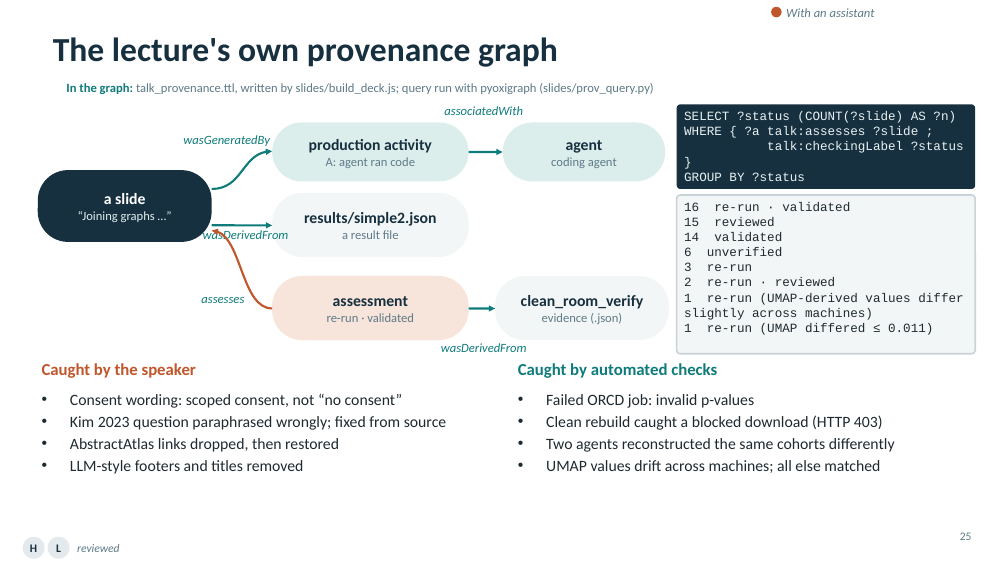
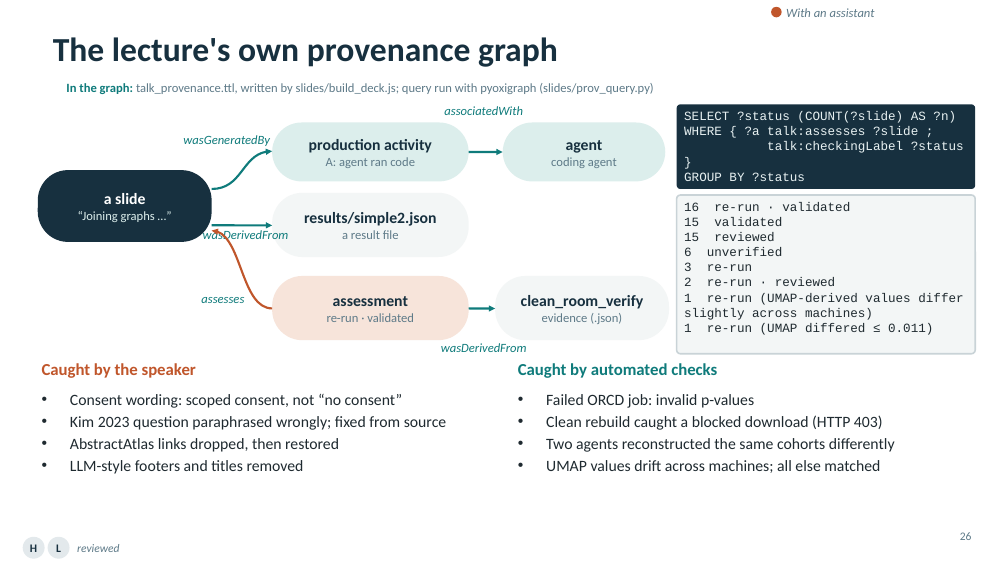
Before and after one commit to ReproNim/llm-workshop-kg, a slide deck: slide 26 of slides/Knowledge_Graphs_Skills_Neuroimaging_v4.pptx (slide 25 before the commit). Drawn at 1008x567 pixels with LibreOffice and Linux fonts; fonts in the diff are those of the drawing; background and template pictures are left out. Boxes give left, top, right and bottom in pixels: in the first picture for what was removed or moved away, otherwise in the second. Text is boxed around its words. In the diff, an @@ line names an element or a change of style, - is before the commit and + after.

Commit message:
[DATALAD RUNCMD] Build the deck (pptx) and its slide provenance (talk_provenance.ttl), two passes
=== Do not change lines below ===
{
 "chain": [],
 "cmd": "cd slides && node build_deck.js && uv run prov_query.py && node build_deck.js",
 "dsid": "ac6d69f8-1e00-4161-9f88-c8cc5a4964ec",
 "exit": 0,
 "extra_inputs": [],
 "inputs": [
  "slides/build_deck.js",
  "slides/values.js",
  "slides/values_map.json",
  "slides/apply_theme.js",
  "slides/old_deck_v3.md",
  "slides/figs_slide/*.png",
  "slides/demo/*.md",
  "slides/prov_query.py"
 ],
 "outputs": [
  "slides/Knowledge_Graphs_Skills_Neuroimaging_v4.pptx",
  "slides/talk_provenance.ttl",
  "slides/provenance_query.json"
 ],
 "pwd": "."
}
^^^ Do not change lines above ^^^

```diff
--- a/slides/Knowledge_Graphs_Skills_Neuroimaging_v4.pptx
+++ b/slides/Knowledge_Graphs_Skills_Neuroimaging_v4.pptx
@@ text at bbox=[684, 217, 782, 226]: paragraph added @@
+15 validated
@@ text at bbox=[684, 232, 782, 241]: paragraph removed @@
-14 validated
@@ page number at bbox=[960, 532, 972, 540]: text changed @@
-25
+26
```
Also in this commit, not shown: 1 slide added, 2 other files.
